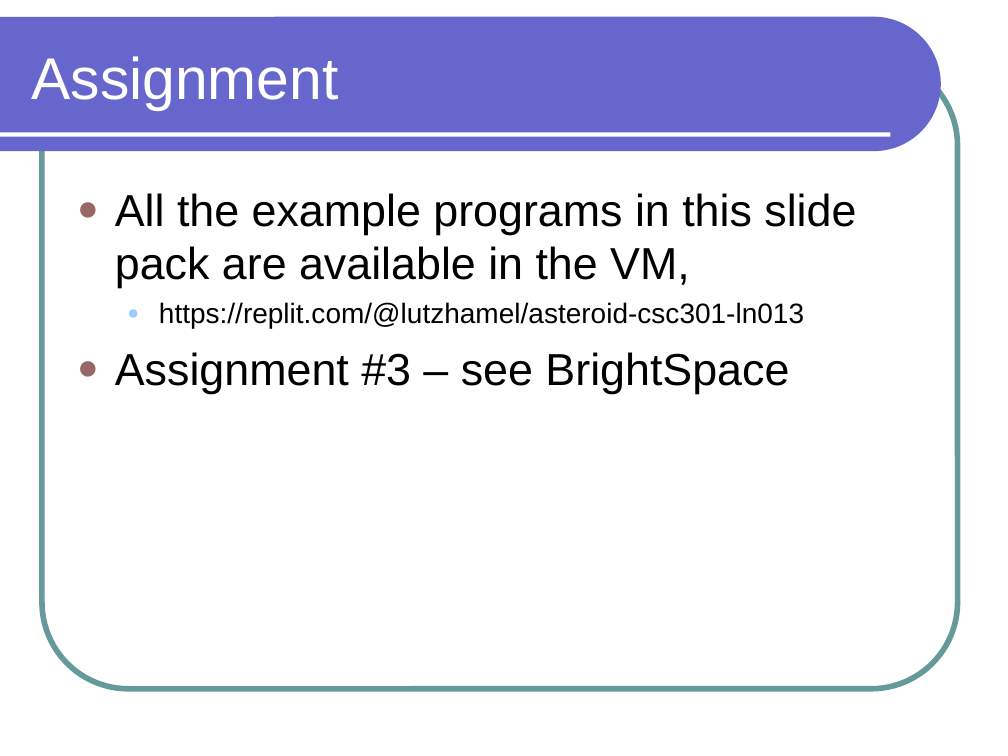
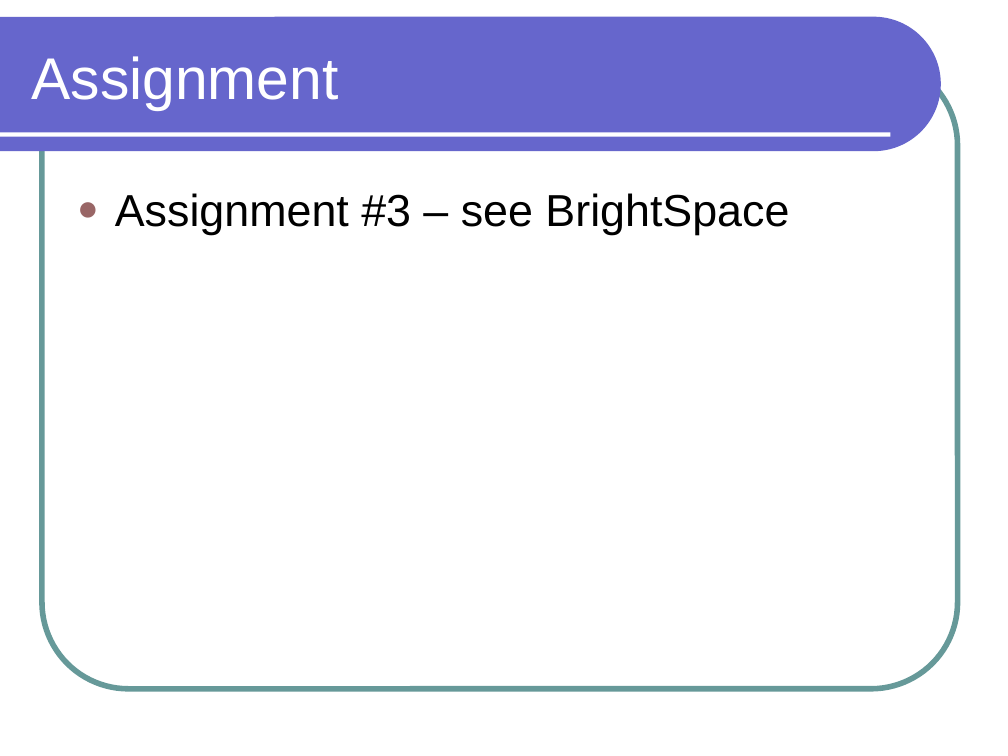
Before and after one commit to lutzhamel/CSC301, a slide deck: slide 30 of notes/csc301-ln013.ppt. Drawn at 1008x756 pixels with LibreOffice and Linux fonts; fonts in the diff are those of the drawing. Boxes give left, top, right and bottom in pixels: in the first picture for what was removed or moved away, otherwise in the second. Text is boxed around its words. In the diff, an @@ line names an element or a change of style, - is before the commit and + after.

Commit message:
asteroid 2.0 edits

```diff
--- a/notes/csc301-ln013.ppt
+++ b/notes/csc301-ln013.ppt
@@ text at box(115, 193, 856, 329): paragraphs removed @@
-● All the example programs in this slide pack are available in the VM,
-  ● https://replit.com/@lutzhamel/asteroid-csc301-ln013
```
Also in this commit, not shown: 1 other slide changed, 11 other files.
